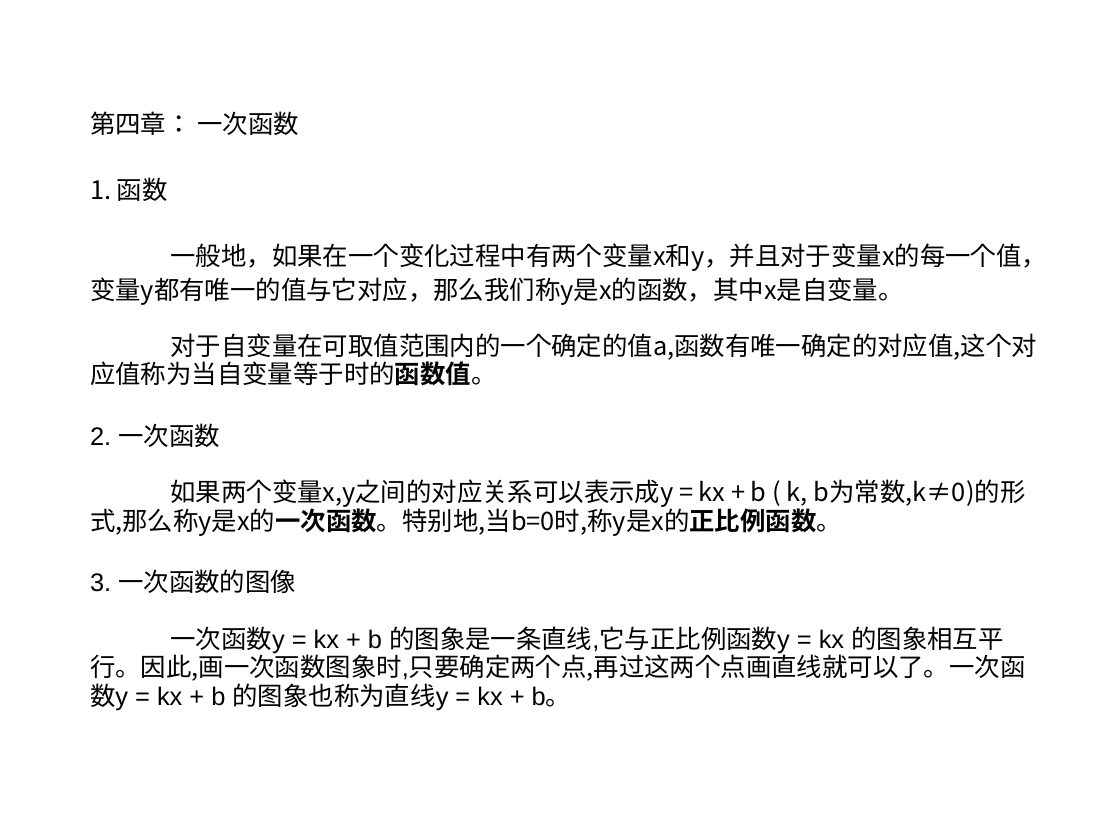
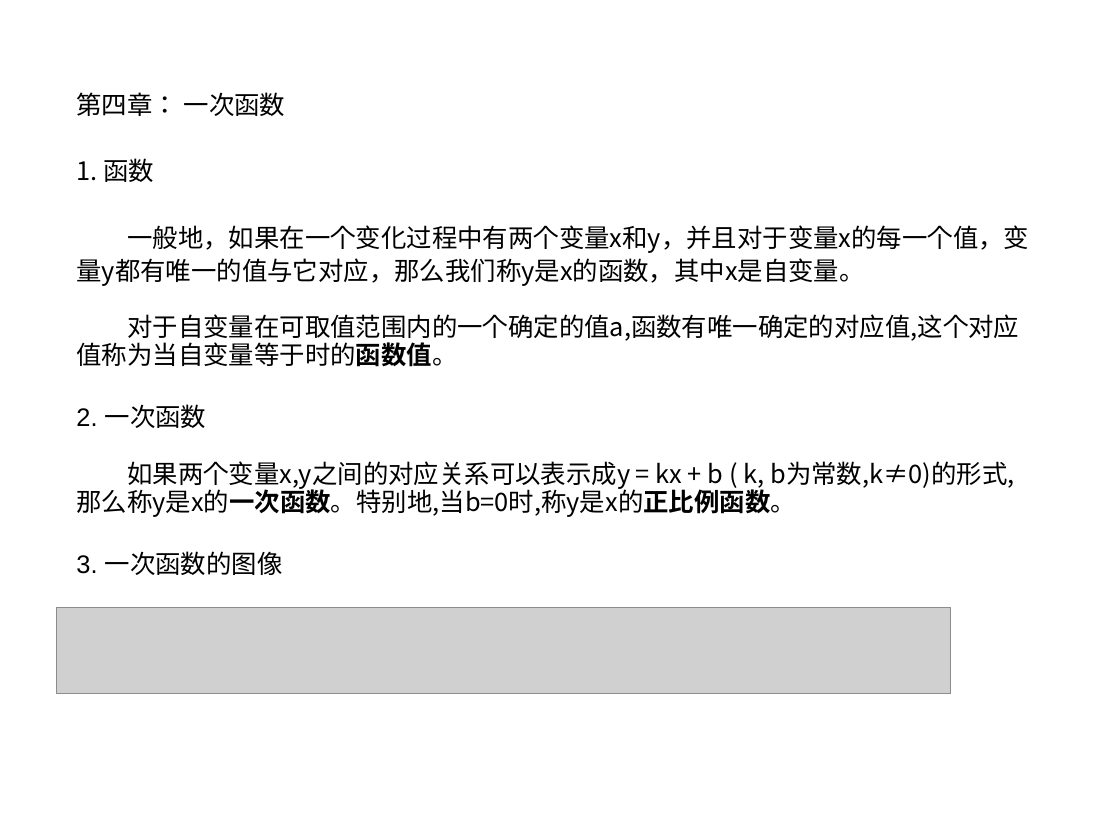
Before and after one commit to ericzhang/english-math, a slide deck: slide 1 of math/grade-8-上/8上数学北师大版-unit-4-一次函数.ppt. Drawn at 1120x840 pixels with LibreOffice and Linux fonts; fonts in the diff are those of the drawing; grey boxes stand for pictures. Boxes give left, top, right and bottom in pixels: in the first picture for what was removed or moved away, otherwise in the second. Text is boxed around its words. In the diff, an @@ line names an element or a change of style, - is before the commit and + after.

```diff
--- a/math/grade-8-上/8上数学北师大版-unit-4-一次函数.ppt
+++ b/math/grade-8-上/8上数学北师大版-unit-4-一次函数.ppt
@@ text "第四章： 一次函数": place and size @@
-text "第四章： 一次函数" at box(90, 111, 1047, 711)
+text "第四章： 一次函数" at box(76, 92, 1029, 575)
@@ picture added at box(56, 608, 950, 693) @@
@@ text at box(90, 626, 1026, 711): paragraph removed @@
-一次函数y = kx + b 的图象是一条直线,它与正比例函数y = kx 的图象相互平行。因此,画一次函数图象时,只要确定两个点,再过这两个点画直线就可以了。一次函数y = kx + b 的图象也称为直线y = kx + b。
```
Also in this commit, not shown: 10 slides added, 34 other files.
